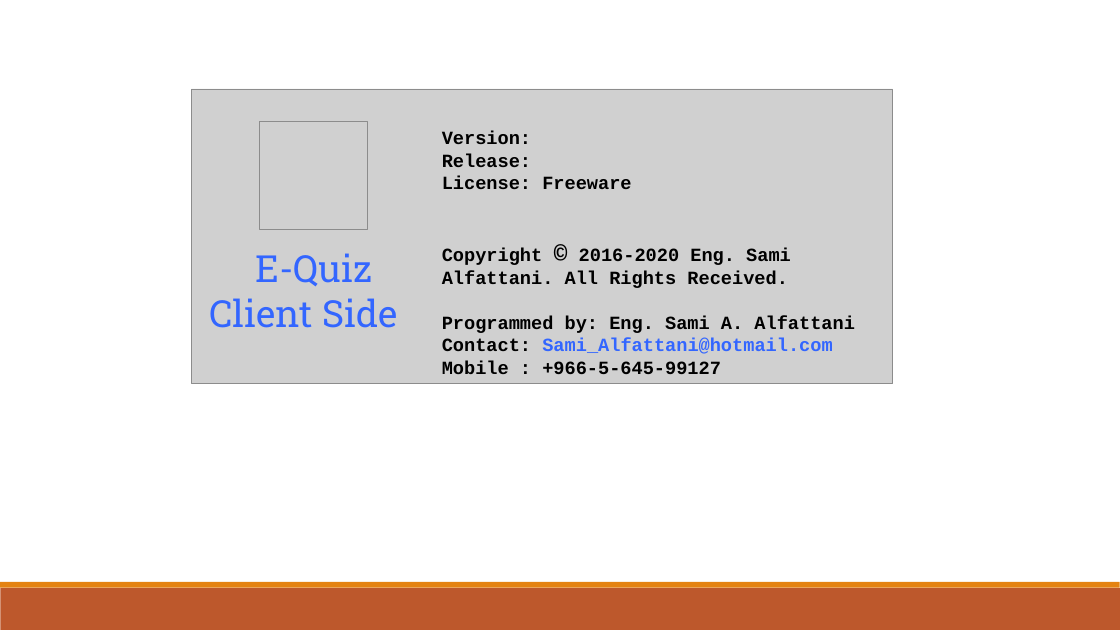
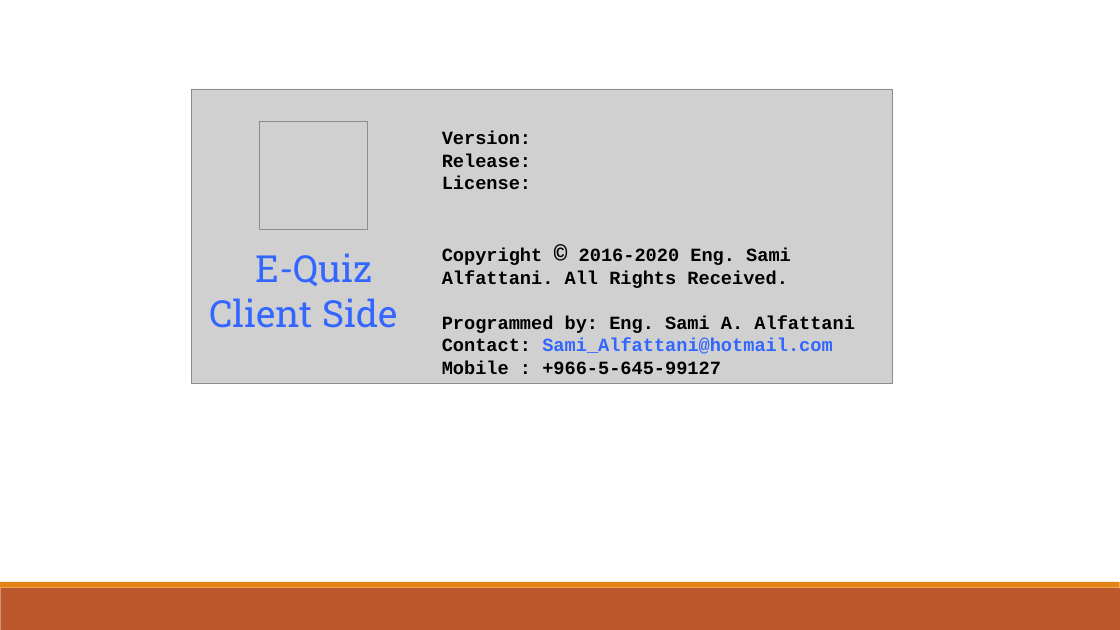
Before and after one commit to samialfattani/eQuiz, a slide deck: slide 11 of data/Design.pptx. Drawn at 1120x630 pixels with LibreOffice and Linux fonts; fonts in the diff are those of the drawing; grey boxes stand for pictures. Boxes give left, top, right and bottom in pixels: in the first picture for what was removed or moved away, otherwise in the second. Text is boxed around its words. In the diff, an @@ line names an element or a change of style, - is before the commit and + after.

```diff
--- a/data/Design.pptx
+++ b/data/Design.pptx
@@ text at <box>442,176,531,189</box>: text changed @@
-License: Freeware
+License:
```
Also in this commit, not shown: 1 other slide changed, 34 other files.
